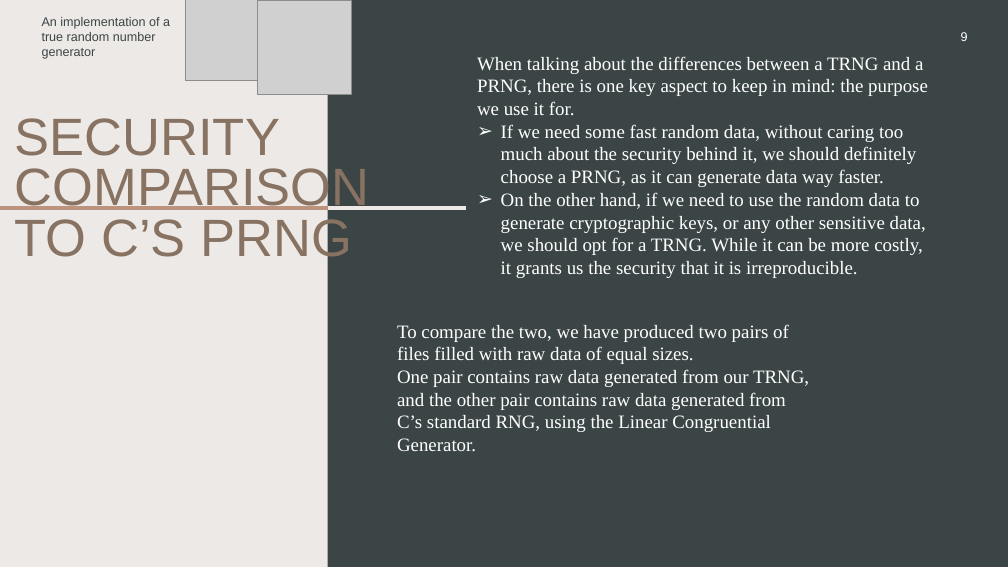
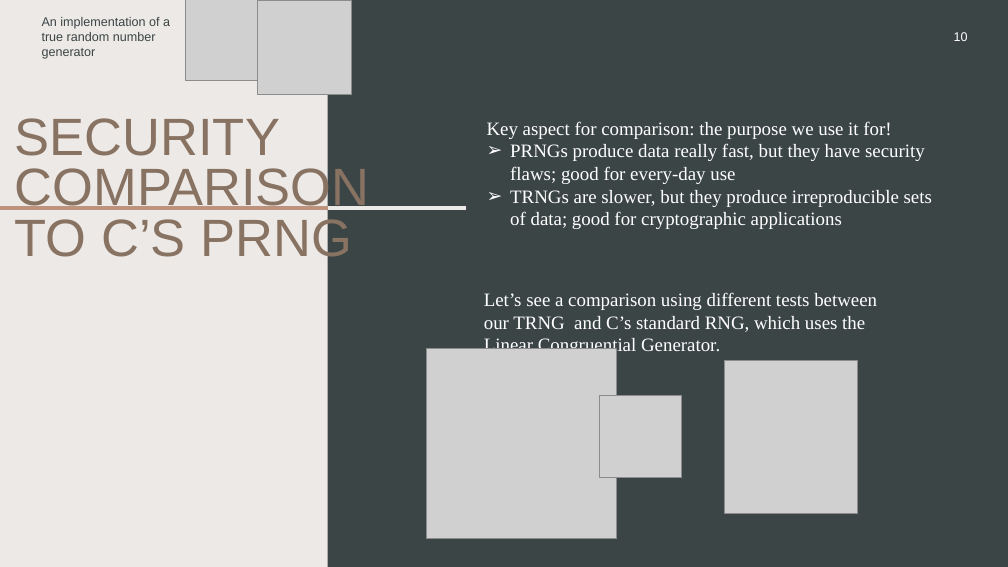
Before and after one commit to FidexEtRatio/RandomNumber, a slide deck: slide 10 of CERC 2025.pptx (slide 9 before the commit). Drawn at 1008x567 pixels with LibreOffice and Linux fonts; fonts in the diff are those of the drawing; grey boxes stand for pictures. Boxes give left, top, right and bottom in pixels: in the first picture for what was removed or moved away, otherwise in the second. Text is boxed around its words. In the diff, an @@ line names an element or a change of style, - is before the commit and + after.

Commit message:
update pptx presentation

```diff
--- a/CERC 2025.pptx
+++ b/CERC 2025.pptx
@@ page number at [954,32,968,41]: text changed @@
-9
+10
@@ text at [487,121,932,229]: text changed @@
-When talking about the differences between a TRNG and a PRNG, there is one key aspect to keep in mind: the purpose we use it for.
-➢ If we need some fast random data, without caring too much about the security behind it, we should definitely choose a PRNG, as it can generate data way faster.
-➢ On the other hand, if we need to use the random data to generate cryptographic keys, or any other sensitive data, we should opt for a TRNG. While it can be more costly, it grants us the security that it is irreproducible.
+Key aspect for comparison: the purpose we use it for!
+➢ PRNGs produce data really fast, but they have security flaws; good for every-day use
+➢ TRNGs are slower, but they produce irreproducible sets of data; good for cryptographic applications
@@ text at [484,292,877,356]: text changed @@
-To compare the two, we have produced two pairs of files filled with raw data of equal sizes.
-One pair contains raw data generated from our TRNG, and the other pair contains raw data generated from C’s standard RNG, using the Linear Congruential Generator.
+Let’s see a comparison using different tests between our TRNG and C’s standard RNG, which uses the Linear Congruential Generator.
@@ picture added at [426,349,616,538] @@
@@ picture added at [725,360,858,513] @@
@@ picture added at [600,395,682,478] @@
```
Also in this commit, not shown: 4 other slides changed, 1 slide added.
